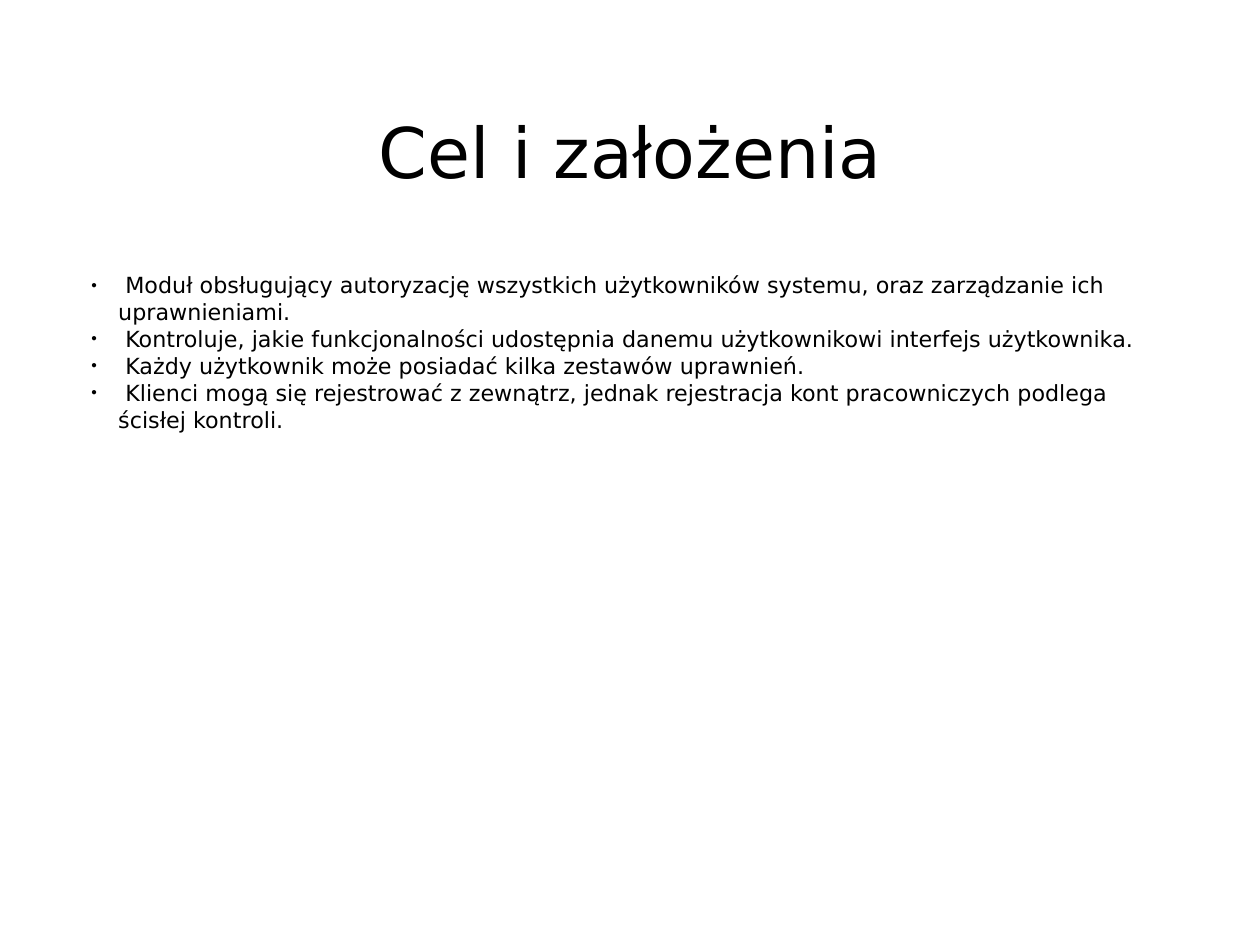
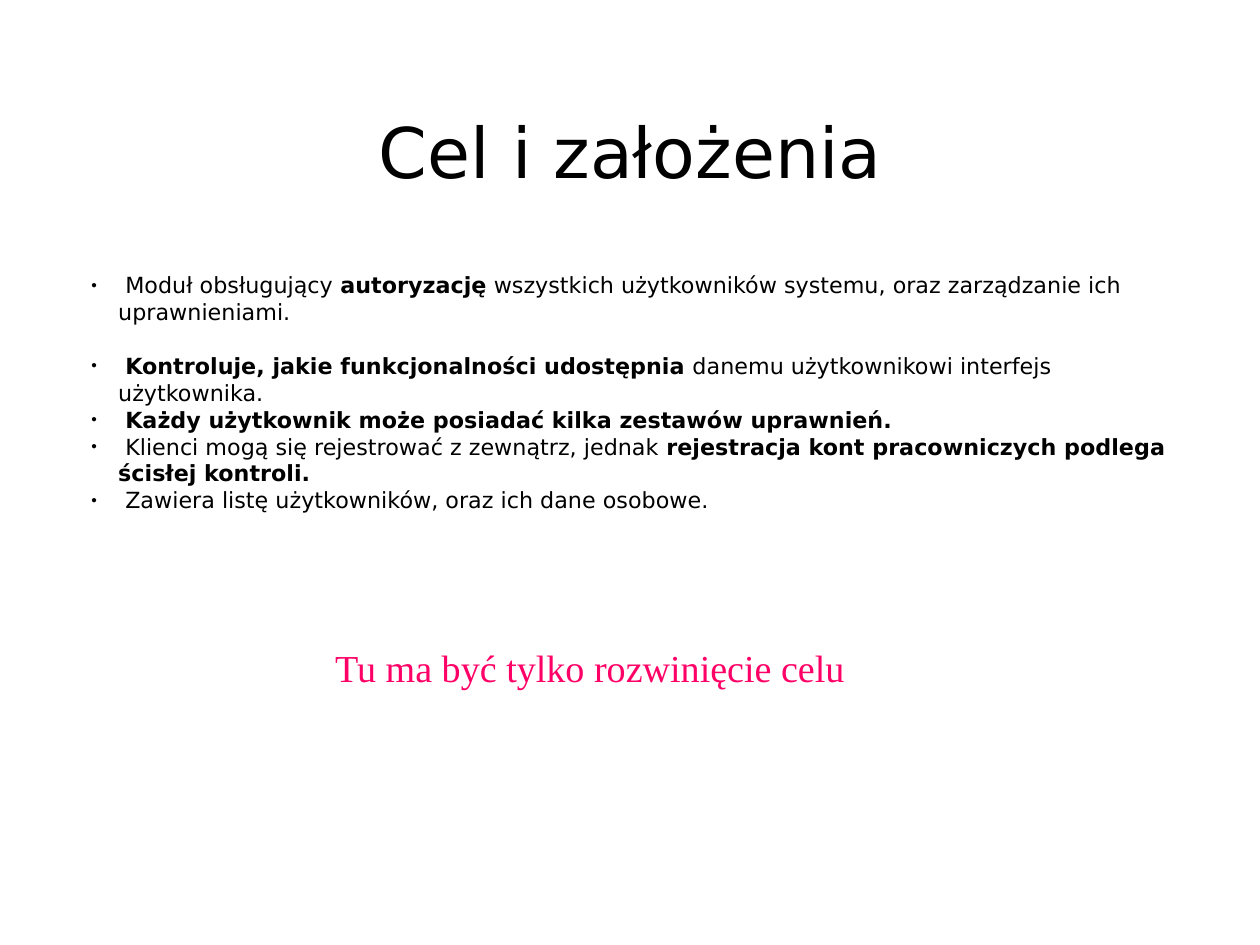
Before and after one commit to KKozlowski/IO2015, a slide deck: slide 2 of projektanci/dostęp/proj_prez.ppt. Drawn at 1260x945 pixels with LibreOffice and Linux fonts; fonts in the diff are those of the drawing. Boxes give left, top, right and bottom in pixels: in the first picture for what was removed or moved away, otherwise in the second. Text is boxed around its words. In the diff, an @@ line names an element or a change of style, - is before the commit and + after.

```diff
--- a/projektanci/dostęp/proj_prez.ppt
+++ b/projektanci/dostęp/proj_prez.ppt
@@ text at [118, 275, 1165, 486]: bold on in "autoryzację", "Kontroluje, jakie funkcjonalności udostępnia", "Każdy użytkownik może posiadać kilka zestawów uprawnień.", "rejestracja kont pracowniczych podlega ścisłej kontroli." @@
@@ text at [125, 490, 708, 513]: paragraph added @@
+● Zawiera listę użytkowników, oraz ich dane osobowe.
@@ text added at [335, 655, 844, 690], 24 pt, text #FF0066 @@
+Tu ma być tylko rozwinięcie celu
```
Also in this commit, not shown: 8 other slides changed, 3 slides added, 1 slide removed, 3 other files.
